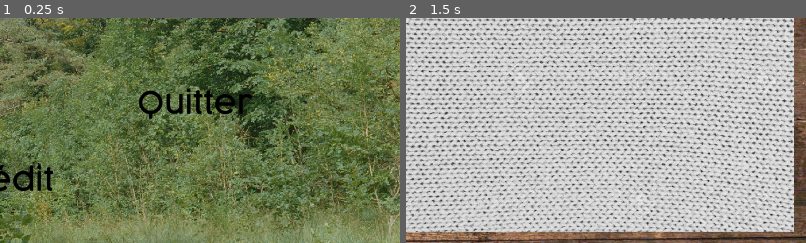
Above: before the commit, frames 1-2 (left to right).
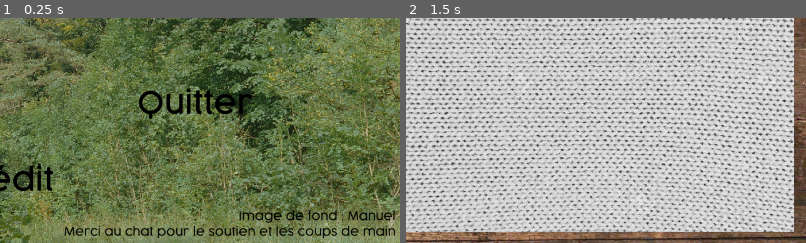
Above: after the commit, the same moments.

Repository: Ant0yne/rythmeNatureSatisfaction
Game: Godot game, scene res://Scenes/Menu.tscn
The game is run twice, just before and just after one commit, with the same random seed, the same clock (stepped at 60 frames per second) and the same inputs. The engine's default icon, where the game draws it, is replaced by a stand-in: a white triangle on a blue panel in a dark square. Sound files missing from this copy of the repository are replaced by a short silence.
Inputs (mouse positions are % of the whole screen's width and height, from its top left):
- Up to frame 1 (0.25 s): no input
- Up to frame 2 (1.5 s): click (24, 69) at 0.5 s; drag from (20, 39) to (12, 65) at 1.27 s
The pictures show only the part of the screen within x 50-100%, y 50-100%; the shares and areas given below are measured in that part.

The runs differ from the first frame. In frame 1, 2.2% of the frame differs, in the area x 16-99%, y 85-98%; in frame 2, nothing differs.

Commit message:
Credit menu

Diff:
--- a/Scenes/Menu.tscn
+++ b/Scenes/Menu.tscn
@@ -10,6 +10,7 @@
 [ext_resource path="res://Assets Graphiques/Bouton/Credit_blanc.png" type="Texture" id=8]
 [ext_resource path="res://Assets Graphiques/Bouton/Credit_noir.png" type="Texture" id=9]
 [ext_resource path="res://Assets Graphiques/Ecran_noir.png" type="Texture" id=10]
+[ext_resource path="res://Assets Graphiques/Fond Menu/Credit menu.png" type="Texture" id=11]
 
 [node name="Menu" type="Node2D"]
 script = ExtResource( 1 )
@@ -21,6 +22,10 @@
 [node name="Titre" type="Sprite" parent="."]
 position = Vector2( 640, 360 )
 texture = ExtResource( 3 )
+
+[node name="CreditMenu" type="Sprite" parent="."]
+position = Vector2( 639.929, 360 )
+texture = ExtResource( 11 )
 
 [node name="Jouer" type="TextureButton" parent="."]
 margin_left = 197.721
Binary file added: Assets Graphiques/Fond Menu/Credit menu.png
Not shown, added: Assets Graphiques/Fond Menu/Credit menu.png.import
Not shown: 1 places in Scenes/Menu.tscn that only renumber resources
